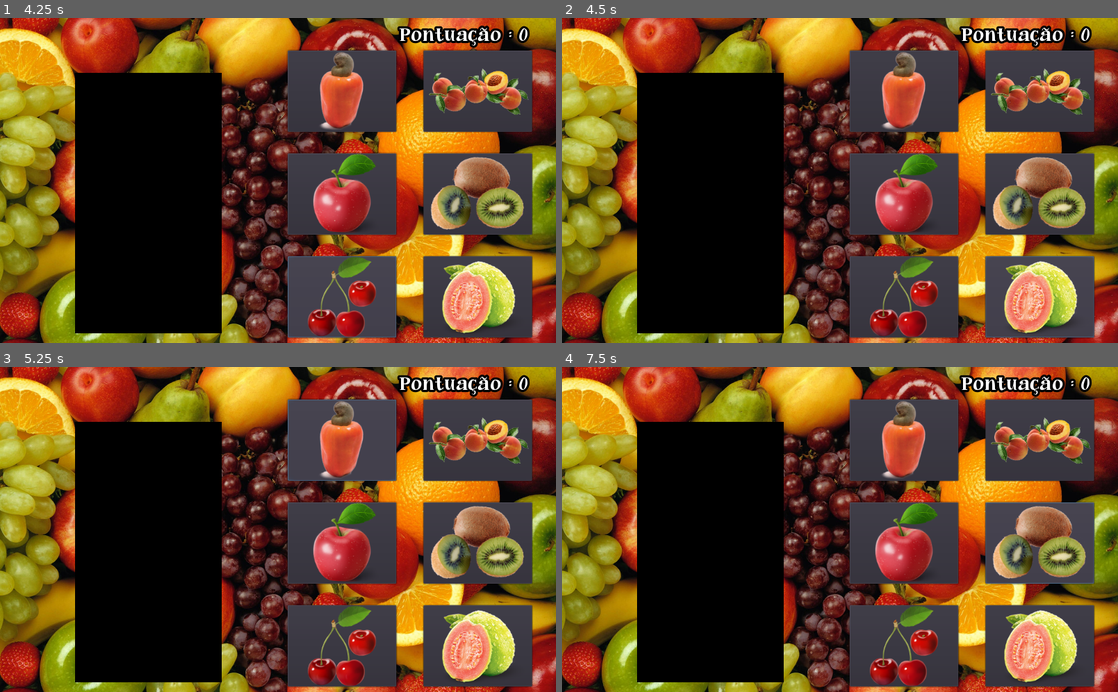
Above: before the commit, frames 1-4 (two rows, left to right).
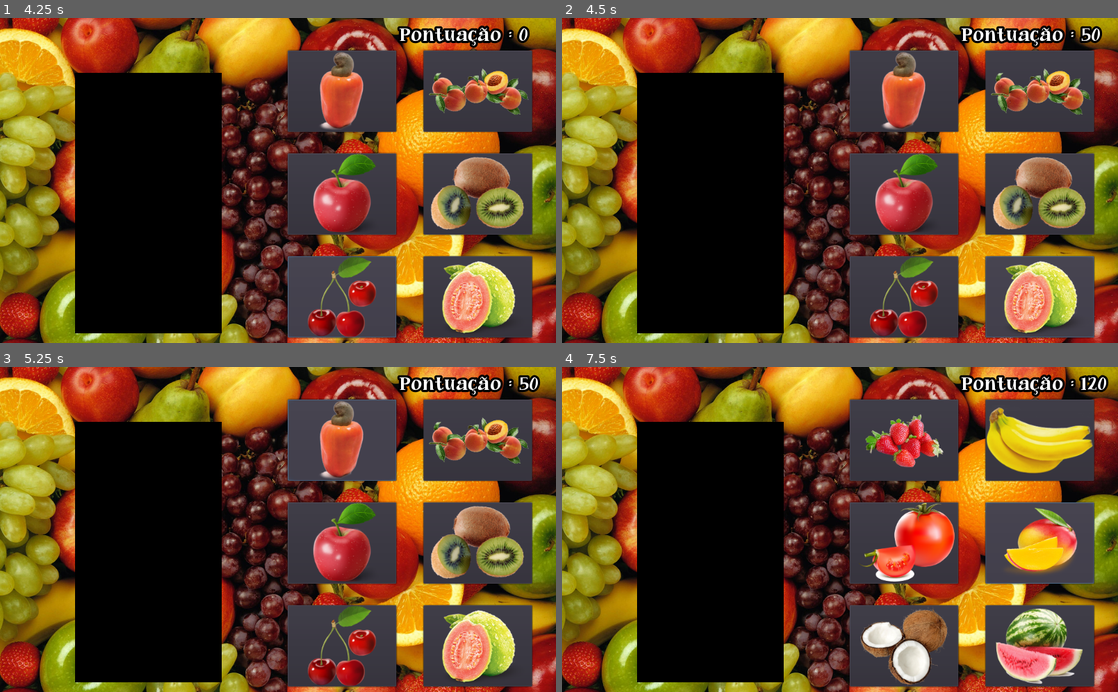
Above: after the commit, the same moments.

Repository: ClaudioKamoda/Qual-a-Fruta
Game: Godot game, scene res://cenas/principalDificeis.tscn
The game is run twice, just before and just after one commit, with the same random seed, the same clock (stepped at 60 frames per second) and the same inputs. This scene is started directly instead of the project's main scene. The engine's default icon, where the game draws it, is replaced by a stand-in: a white triangle on a blue panel in a dark square. Video files are missing from this copy of the repository; at most half a second of black plays in their place.
Inputs (mouse positions are in pixels of both pictures, inside the frame that each line leads up to):
- Up to frame 1 (4.25 s): click (344, 89) at 0.5 s; click (478, 89) at 1.25 s; click (344, 193) at 2 s; click (478, 193) at 2.75 s; click (344, 297) at 3.5 s
- Up to frame 2 (4.5 s): click (1040, 297) at 4.25 s
- Up to frame 3 (5.25 s): click (344, 438) at 5 s
- Up to frame 4 (7.5 s): click (1040, 438) at 5.75 s; click (906, 542) at 6.5 s; click (1040, 542) at 7.25 s

Frame 1 is identical in both runs. In frame 2, 0.2% of the frame differs, in the area x 93-98%, y 2-8%; in frame 3, 0.2%; in frame 4, 15%, in the area x 53-99%, y 2-99%.
Error before the commit: Attempt to call function 'set_text' in base 'null instance' on a null instance. (res://scripts/principalDificeis.gd:81)

Commit message:
arrumando um erro

Diff:
--- a/cenas/principalDificeis.tscn
+++ b/cenas/principalDificeis.tscn
@@ -18,6 +18,7 @@
 margin_right = 40.0
 margin_bottom = 40.0
 script = ExtResource( 1 )
+placarPath = NodePath("placar")
 videoFrutaPath = NodePath("VideoPlayer")
 fruta1Path = NodePath("Botões/Fruta1/SpriteFruta1")
 fruta2Path = NodePath("Botões/Fruta2/SpriteFruta2")
